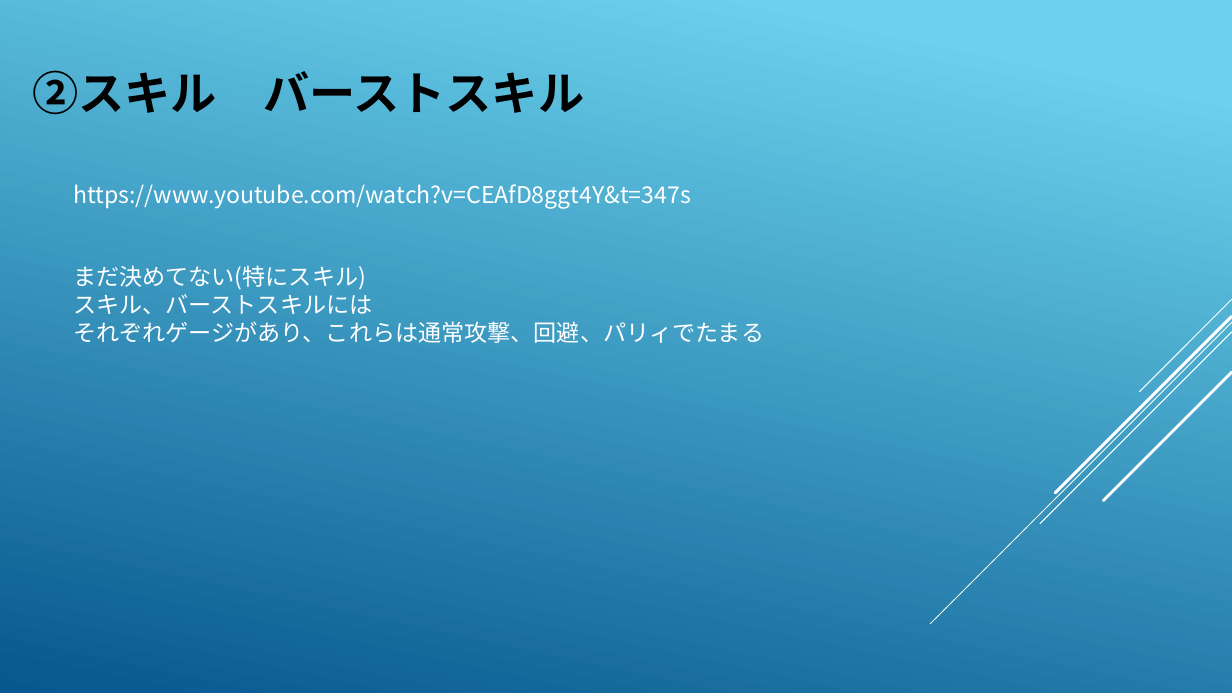
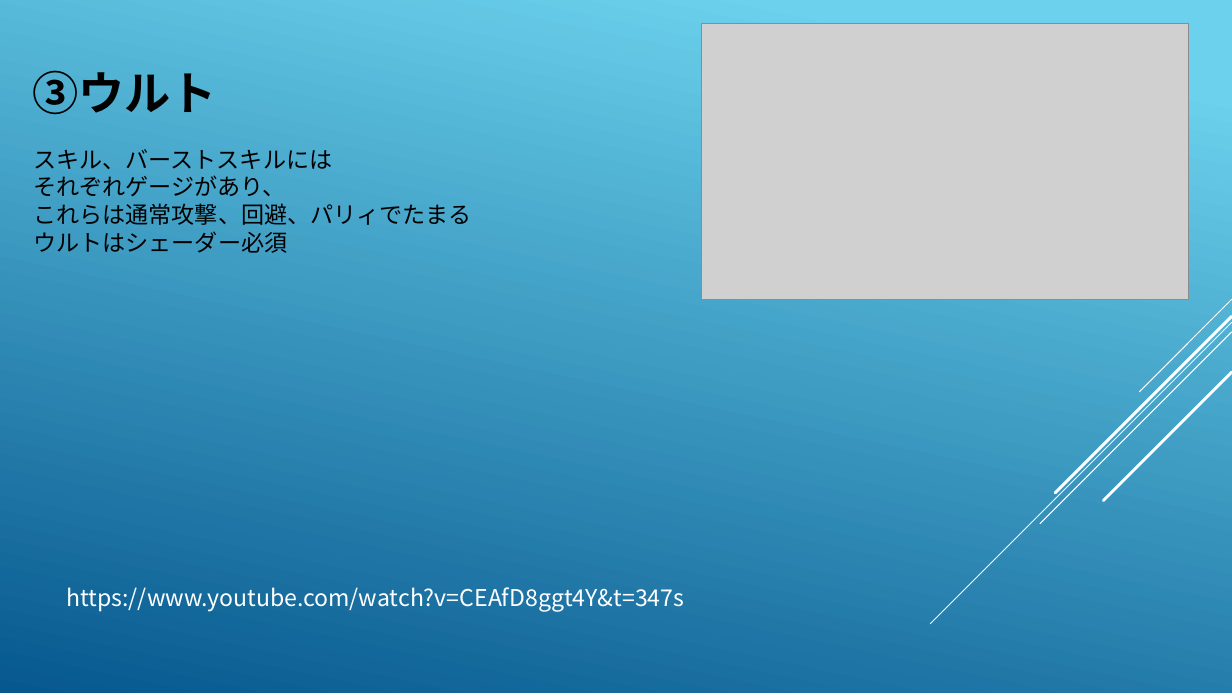
Before and after one commit to hir4rin/2026_summer, a slide deck: slide 7 of 進捗/2026_summer企画書.pptx (slide 6 before the commit). Drawn at 1232x693 pixels with LibreOffice and Linux fonts; fonts in the diff are those of the drawing; grey boxes stand for pictures. Boxes give left, top, right and bottom in pixels: in the first picture for what was removed or moved away, otherwise in the second. Text is boxed around its words. In the diff, an @@ line names an element or a change of style, - is before the commit and + after.

Commit message:
up

```diff
--- a/進捗/2026_summer企画書.pptx
+++ b/進捗/2026_summer企画書.pptx
@@ picture added at [701, 23, 1188, 299] @@
@@ title at [32, 70, 217, 115]: text changed @@
-②スキル バーストスキル
+③ウルト
@@ text at [33, 149, 471, 253]: text changed; text colour #FFFFFF to #000000 @@
-まだ決めてない(特にスキル)
-スキル、バーストスキルには
-それぞれゲージがあり、これらは通常攻撃、回避、パリィでたまる
+スキル、バーストスキルには
+それぞれゲージがあり、
+これらは通常攻撃、回避、パリィでたまる
+ウルトはシェーダー必須
@@ text "https://www.youtube.com/watch?v=CEAfD8ggt4Y&t=347s": place and size @@
-text "https://www.youtube.com/watch?v=CEAfD8ggt4Y&t=347s" at [73, 184, 691, 209]
+text "https://www.youtube.com/watch?v=CEAfD8ggt4Y&t=347s" at [67, 587, 685, 612]
```
Also in this commit, not shown: 1 other slide changed, 1 slide added.
